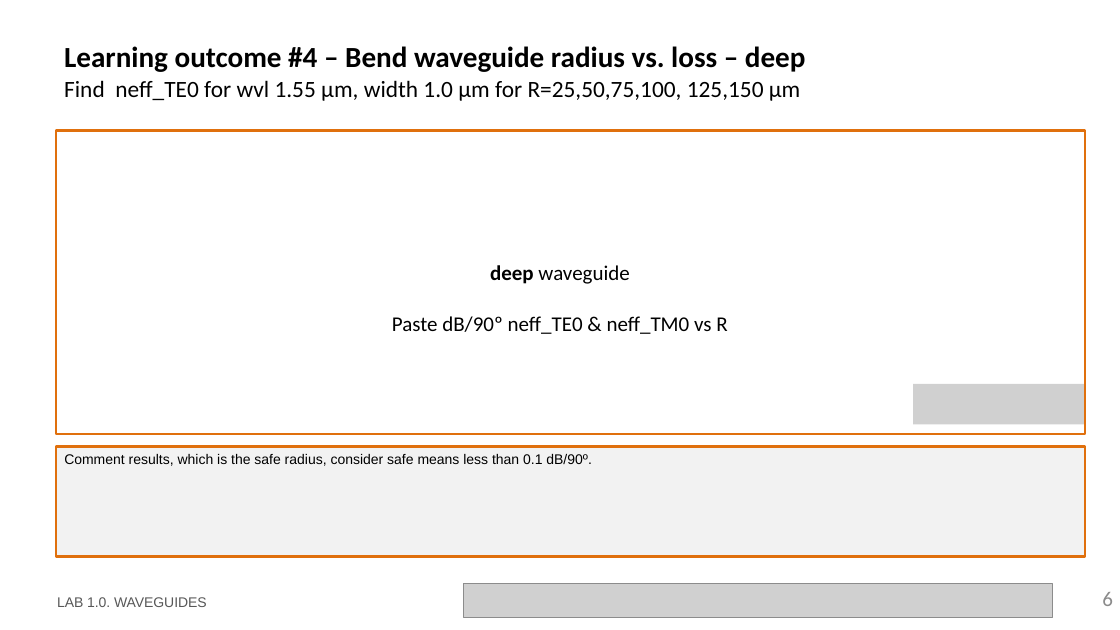
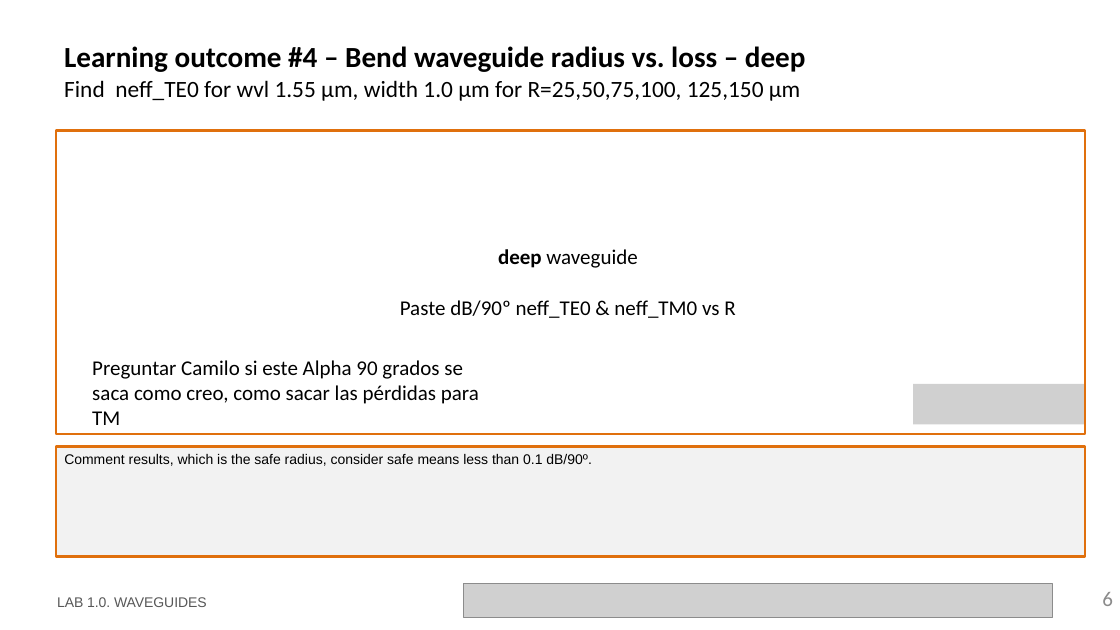
Before and after one commit to DBAEASE/pic-upv-lab1, a slide deck: slide 6 of LabBook_10.pptx. Drawn at 1120x630 pixels with LibreOffice and Linux fonts; fonts in the diff are those of the drawing; grey boxes stand for pictures; background and template pictures are left out. Boxes give left, top, right and bottom in pixels: in the first picture for what was removed or moved away, otherwise in the second. Text is boxed around its words. In the diff, an @@ line names an element or a change of style, - is before the commit and + after.

```diff
--- a/LabBook_10.pptx
+++ b/LabBook_10.pptx
@@ text "deep waveguide" moved from (x1=392, y1=265, x2=727, y2=334) to (x1=400, y1=249, x2=735, y2=318) @@
@@ text added at (x1=92, y1=360, x2=479, y2=425), 18 pt, text #000000 @@
+Preguntar Camilo si este Alpha 90 grados se saca como creo, como sacar las pérdidas para TM
```
Also in this commit, not shown: 1 other slide changed, 5 slides added.
